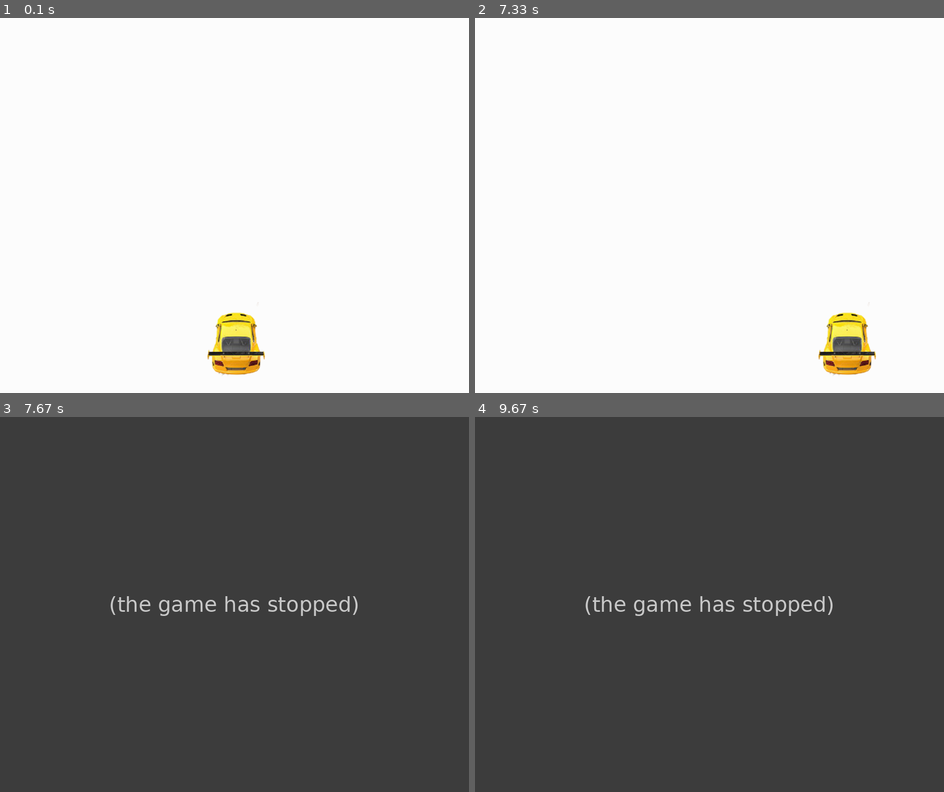
Above: before the commit, frames 1-4 (two rows, left to right).
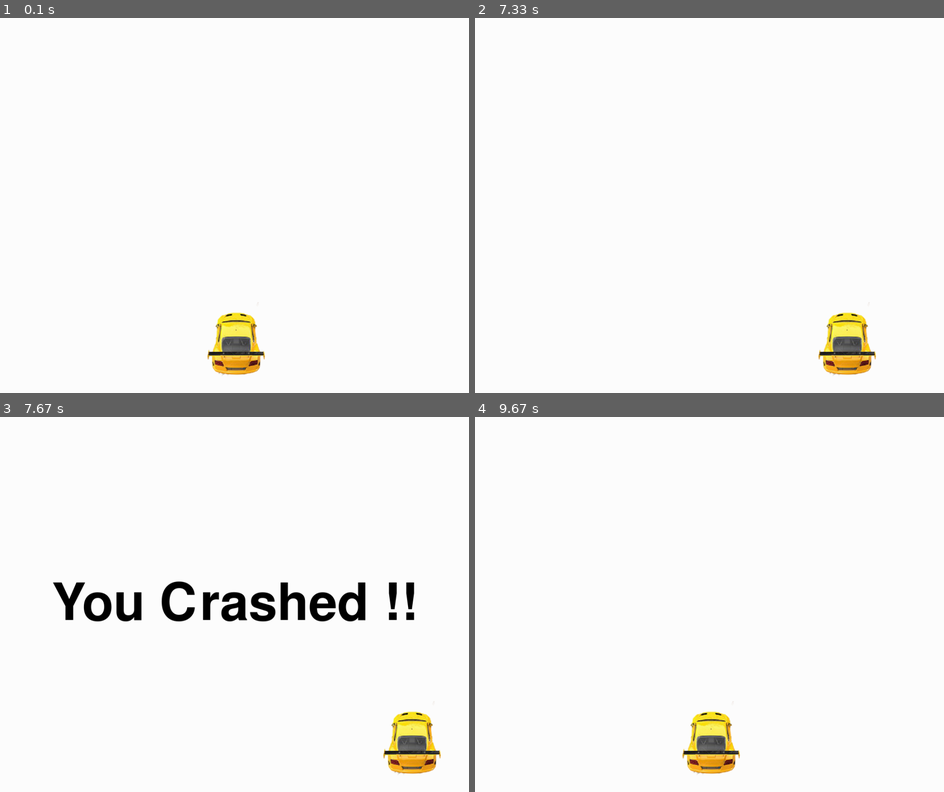
Above: after the commit, the same moments.

Repository: aryamanak10/100-Days-of-ML
Game: pygame game, started from Week 2 - Game Development - PyGame/Game.py
Two runs of this game, one before a commit and one after it. Both use one fixed random seed, a clock stepped at 60 frames per second and the inputs below.
Inputs:
- Up to frame 1 (0.1 s): no input
- Up to frame 2 (7.33 s): hold Right 0.33-0.8 s; hold Right 0.83-1.3 s; hold Left 1.33-1.87 s; hold Left 1.9-2.3 s; hold Right 2.33-2.97 s; hold Left 3-3.47 s; hold Right 3.5-3.97 s; hold Right 4-4.47 s; hold Left 4.5-5.03 s; hold Left 5.07-5.47 s; hold Right 5.5-6.13 s; hold Left 6.17-6.63 s; hold Right 6.67-7.13 s; hold Right from 7.17 s (still down)
- Up to frame 3 (7.67 s): release Right at 7.63 s
- Up to frame 4 (9.67 s): no input

Frames 1-2 are identical in both runs. In frame 3, 100% of the frame differs, in the area x 0-100%, y 0-100%; in frame 4, 100%.
Before the commit the program exited at 7.62 s; later frames show no game.

Commit message:
Adding Text in the Window

Diff:
--- a/Week 2 - Game Development - PyGame/Game.py
+++ b/Week 2 - Game Development - PyGame/Game.py
@@ -1,4 +1,5 @@
 import pygame
+import time
 
 pygame.init()
 
@@ -19,6 +20,24 @@
 def car(x,y):
     gameDisplay.blit(carImg, (x,y))
 
+def text_objects(text, font):
+    textSurface = font.render(text, True, black)
+    return textSurface, textSurface.get_rect()
+
+def message_display(text):
+    largeText = pygame.font.Font('freesansbold.ttf',110)
+    TextSurf, TextRect = text_objects(text, largeText)
+    TextRect.center = ((display_width/2), (display_height/2))
+    gameDisplay.blit(TextSurf, TextRect)
+
+    pygame.display.update()
+
+    time.sleep(2)
+    game_loop()
+
+def crash():
+    message_display('You Crashed !!')
+
 def game_loop():
 
     x = (display_width * 0.38)
@@ -31,7 +50,8 @@
     while not gameExit:
         for event in pygame.event.get():
             if event.type == pygame.QUIT:
-                gameExit = True
+                pygame.quit()
+                quit()
 
             if event.type == pygame.KEYDOWN:
                 if event.key == pygame.K_LEFT:
@@ -48,7 +68,7 @@
         car(x,y)
 
         if x > display_width - car_width or x < 0:
-            gameExit = True
+            crash()
 
         pygame.display.update()
         clock.tick(60)
